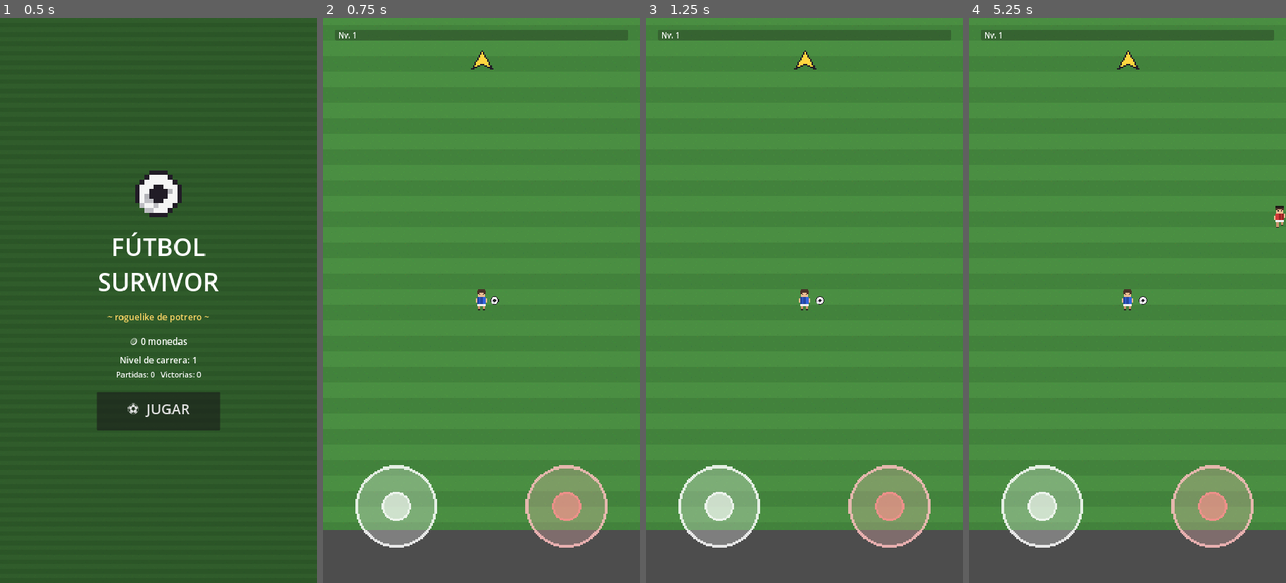
Above: before the commit, frames 1-4 (left to right).
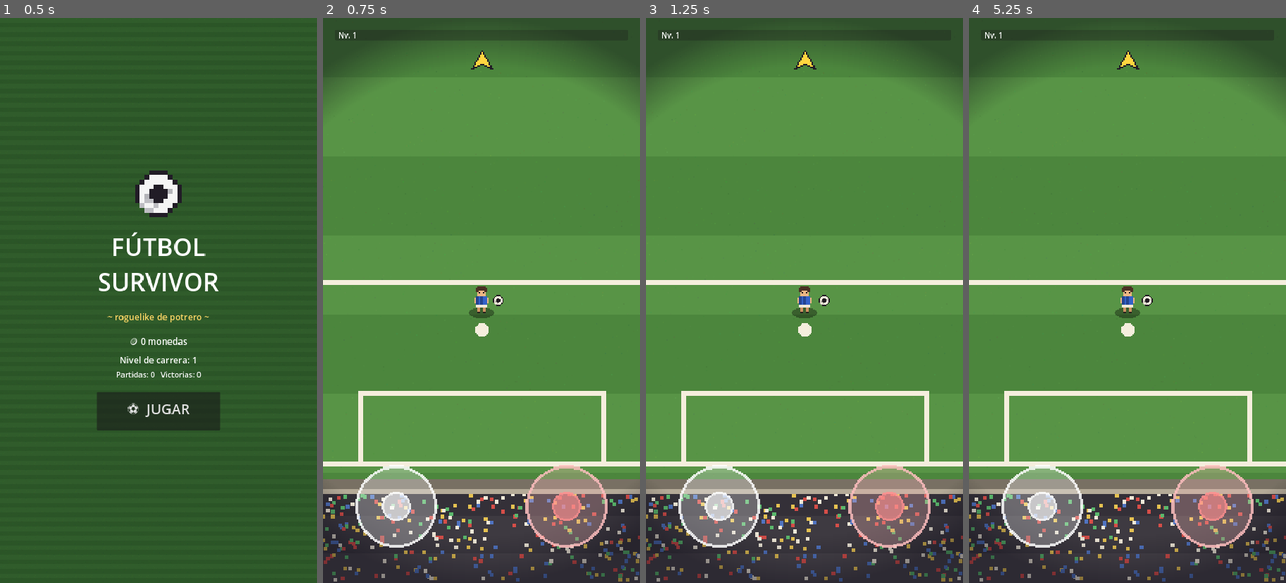
Above: after the commit, the same moments.

Repository: AguCami/game
Game: Godot game, scene res://scenes/MainMenu.tscn
Two runs of this game, one before a commit and one after it. Both use one fixed random seed, a clock stepped at 60 frames per second and the inputs below.
Inputs (mouse positions are in pixels of both pictures, inside the frame that each line leads up to):
- Up to frame 1 (0.5 s): no input
- Up to frame 2 (0.75 s): click "⚽ JUGAR" at 0.5 s
- Up to frame 3 (1.25 s): no input
- Up to frame 4 (5.25 s): move the mouse to (1197, 272) at 1.27 s; tap Space (gambeta) at 1.35, 2.75, 2.85, 4.25, 4.35 s; click (1197, 272) at 1.42 s; tap Enter at 2, 3.5, 5 s; drag from (1064, 328) to (1111, 413) at 2.02 s; move the mouse to (1159, 176) at 2.77 s; click (1159, 176) at 2.92 s; drag from (1111, 413) to (1032, 215) at 3.52 s; move the mouse to (1222, 385) at 4.27 s; click (1222, 385) at 4.42 s; drag from (1032, 215) to (1079, 159) at 5.02 s

Frame 1 is identical in both runs. In frame 2, 26% of the frame differs, in the area x 0-100%, y 0-100%; in frame 3, 26%; in frame 4, 27%.

Commit message:
fix: cuelgue del menú de mejoras + estadio con tribunas, sombras y viñeta
- UpgradeMenu.gd: Button.autowrap_mode no existe en Godot 4.2 (es de
  Label/4.3) → el script no compilaba, el panel quedaba visible desde el
  inicio y al subir de nivel el juego pausaba sin menú = congelado.
  Reescrito con Label hijo para el texto (con autowrap), panel ColorRect
  oscuro oculto por defecto y pool sin arrays tipados frágiles.
- Estadio procedural completo (stadium.png): tribunas escalonadas con
  público de colores, muro perimetral, césped con franjas, líneas
  reglamentarias (áreas, círculo central, puntos de penal) y banderines.
- Sombras elípticas bajo jugador y rivales, viñeta de pantalla y
  CanvasModulate cálido para profundidad visual.
- Cámara más cercana (zoom 1.4) para apreciar los sprites.
- APK reempaquetado y firmado (84 assets).

https://claude.ai/code/session_015SJNs4L5Q6biapLr2VKVFK

Diff:
--- a/entities/enemy/EnemyAI.tscn
+++ b/entities/enemy/EnemyAI.tscn
@@ -7,6 +7,7 @@
 [ext_resource type="Texture2D" path="res://assets/sprites/enemy_run_1.png" id="t_r1"]
 [ext_resource type="Texture2D" path="res://assets/sprites/enemy_run_2.png" id="t_r2"]
 [ext_resource type="Texture2D" path="res://assets/sprites/enemy_run_3.png" id="t_r3"]
+[ext_resource type="Texture2D" path="res://assets/sprites/shadow.png" id="t_shadow"]
 
 [sub_resource type="SpriteFrames" id="frames_enemy"]
 animations = [{
@@ -32,6 +33,11 @@
 collision_mask = 3
 script = ExtResource("1")
 
+[node name="Sombra" type="Sprite2D" parent="."]
+position = Vector2(0, 30)
+scale = Vector2(2.6, 2.6)
+texture = ExtResource("t_shadow")
+
 [node name="AnimatedSprite2D" type="AnimatedSprite2D" parent="."]
 scale = Vector2(3.4, 3.4)
 sprite_frames = SubResource("frames_enemy")
--- a/entities/player/PlayerAgent.tscn
+++ b/entities/player/PlayerAgent.tscn
@@ -11,6 +11,7 @@
 [ext_resource type="Texture2D" path="res://assets/sprites/player_gambeta_0.png" id="t_g0"]
 [ext_resource type="Texture2D" path="res://assets/sprites/player_gambeta_1.png" id="t_g1"]
 [ext_resource type="Texture2D" path="res://assets/sprites/ball.png" id="t_ball"]
+[ext_resource type="Texture2D" path="res://assets/sprites/shadow.png" id="t_shadow"]
 
 [sub_resource type="SpriteFrames" id="frames_player"]
 animations = [{
@@ -44,6 +45,11 @@
 collision_mask = 5
 script = ExtResource("1")
 
+[node name="Sombra" type="Sprite2D" parent="."]
+position = Vector2(0, 30)
+scale = Vector2(2.6, 2.6)
+texture = ExtResource("t_shadow")
+
 [node name="AnimatedSprite2D" type="AnimatedSprite2D" parent="."]
 scale = Vector2(3.4, 3.4)
 sprite_frames = SubResource("frames_player")
--- a/scenes/GameWorld.tscn
+++ b/scenes/GameWorld.tscn
@@ -1,8 +1,9 @@
-[gd_scene load_steps=12 format=3 uid="uid://game_world"]
+[gd_scene load_steps=13 format=3 uid="uid://game_world"]
 
 [ext_resource type="Script" path="res://scenes/GameWorld.gd" id="1"]
-[ext_resource type="Texture2D" path="res://assets/sprites/grass.png" id="t_grass"]
+[ext_resource type="Texture2D" path="res://assets/sprites/stadium.png" id="t_stadium"]
 [ext_resource type="Texture2D" path="res://assets/sprites/goal.png" id="t_goal"]
+[ext_resource type="Texture2D" path="res://assets/sprites/vignette.png" id="t_vignette"]
 [ext_resource type="PackedScene" uid="uid://player_agent" path="res://entities/player/PlayerAgent.tscn" id="2"]
 [ext_resource type="PackedScene" uid="uid://enemy_ai" path="res://entities/enemy/EnemyAI.tscn" id="3"]
 [ext_resource type="Script" path="res://entities/wave/WaveGenerator.gd" id="4"]
@@ -21,26 +22,28 @@
 [node name="GameWorld" type="Node2D"]
 script = ExtResource("1")
 
-[node name="Cancha" type="Sprite2D" parent="."]
+[node name="Estadio" type="Sprite2D" parent="."]
 z_index = -10
-position = Vector2(0, -350)
+position = Vector2(0, -600)
 scale = Vector2(3, 3)
-texture = ExtResource("t_grass")
-region_enabled = true
-region_rect = Rect2(0, 0, 1000, 1240)
-texture_repeat = 2
+texture = ExtResource("t_stadium")
 
-[node name="LineaMedia" type="ColorRect" parent="."]
-z_index = -9
-offset_left = -1500.0
-offset_top = -350.0
-offset_right = 1500.0
-offset_bottom = -342.0
-color = Color(1, 1, 1, 0.55)
+[node name="Ambiente" type="CanvasModulate" parent="."]
+color = Color(1, 0.97, 0.9, 1)
 
-[node name="CirculoCentral" type="Sprite2D" parent="."]
-z_index = -9
-position = Vector2(0, -350)
+[node name="VignetteLayer" type="CanvasLayer" parent="."]
+layer = 4
+
+[node name="Vignette" type="TextureRect" parent="VignetteLayer"]
+anchors_preset = 15
+anchor_right = 1.0
+anchor_bottom = 1.0
+grow_horizontal = 2
+grow_vertical = 2
+mouse_filter = 2
+texture = ExtResource("t_vignette")
+expand_mode = 1
+stretch_mode = 6
 
 [node name="NavigationRegion2D" type="NavigationRegion2D" parent="."]
 navigation_polygon = SubResource("nav_poly")
@@ -49,7 +52,7 @@
 position = Vector2(0, 800)
 
 [node name="Camera2D" type="Camera2D" parent="PlayerAgent"]
-zoom = Vector2(1.1, 1.1)
+zoom = Vector2(1.4, 1.4)
 position_smoothing_enabled = true
 
 [node name="GoalArea" type="Area2D" parent="."]
--- a/upgrades/UpgradeMenu.gd
+++ b/upgrades/UpgradeMenu.gd
@@ -3,15 +3,11 @@
 ## Menú de mejoras in-match: al subir de nivel ofrece 3 skills aleatorias.
 ## Funciona con el árbol pausado (PROCESS_MODE_ALWAYS).
 
-# ── Pool de skills disponibles ─────────────────────────────────────────────
-var pool_skills: Array[SkillBase] = []
-
-# ── Referencias (inyectadas por GameWorld) ─────────────────────────────────
+var pool_skills: Array = []
 var player: PlayerAgent       = null
 var shooting: ShootingSystem  = null
 
-# ── UI ─────────────────────────────────────────────────────────────────────
-@onready var panel: Control            = $Panel
+@onready var panel: Control                    = $Panel
 @onready var opciones_container: HBoxContainer = $Panel/OpcionesContainer
 
 const NUM_OPCIONES: int = 3
@@ -20,9 +16,9 @@
 
 
 func _ready() -> void:
-	process_mode = Node.PROCESS_MODE_ALWAYS   # funciona durante la pausa
+	process_mode = Node.PROCESS_MODE_ALWAYS
 	panel.visible = false
-	_inicializar_pool()
+	pool_skills = [MultiShotBall.new(), SpeedBoost.new(), ForceField.new()]
 	GameManager.mostrar_upgrades.connect(abrir)
 
 
@@ -31,52 +27,48 @@
 	shooting = p_shooting
 
 
-func _inicializar_pool() -> void:
-	pool_skills = [
-		MultiShotBall.new(),
-		SpeedBoost.new(),
-		ForceField.new(),
-	]
-
-
-# ── Apertura: elegir 3 opciones aleatorias válidas ─────────────────────────
 func abrir() -> void:
-	var candidatas: Array[SkillBase] = []
-	for skill in pool_skills:
-		if skill.puede_subir():
-			candidatas.append(skill)
-
+	var candidatas: Array = pool_skills.filter(func(s): return s.puede_subir())
 	if candidatas.is_empty():
-		# Todas las skills al máximo: dar XP de consuelo y reanudar
 		GameManager.upgrade_elegido()
 		return
-
 	candidatas.shuffle()
-	var opciones: Array[SkillBase] = candidatas.slice(0, NUM_OPCIONES)
-	_construir_botones(opciones)
+	_construir_botones(candidatas.slice(0, NUM_OPCIONES))
 	panel.visible = true
 
 
-func _construir_botones(opciones: Array[SkillBase]) -> void:
+func _construir_botones(opciones: Array) -> void:
 	for child in opciones_container.get_children():
 		child.queue_free()
 
 	for skill in opciones:
 		var btn := Button.new()
-		btn.custom_minimum_size = Vector2(280, 360)
-		btn.text = "%s\nNv. %d → %d\n\n%s" % [
+		btn.custom_minimum_size = Vector2(300, 380)
+		btn.focus_mode = Control.FOCUS_NONE
+		btn.pressed.connect(_on_skill_seleccionada.bind(skill))
+
+		# Contenido como Label hijo: permite autowrap (Button no lo soporta en 4.2)
+		var lbl := Label.new()
+		lbl.text = "%s\n\nNv. %d → %d\n\n%s" % [
 			skill.nombre, skill.nivel_actual, skill.nivel_actual + 1, skill.descripcion
 		]
-		btn.autowrap_mode = TextServer.AUTOWRAP_WORD
-		btn.pressed.connect(_on_skill_seleccionada.bind(skill))
+		lbl.autowrap_mode = TextServer.AUTOWRAP_WORD
+		lbl.horizontal_alignment = HORIZONTAL_ALIGNMENT_CENTER
+		lbl.vertical_alignment = VERTICAL_ALIGNMENT_CENTER
+		lbl.set_anchors_preset(Control.PRESET_FULL_RECT)
+		lbl.offset_left = 14.0
+		lbl.offset_right = -14.0
+		lbl.mouse_filter = Control.MOUSE_FILTER_IGNORE
+		lbl.add_theme_font_size_override("font_size", 30)
+		btn.add_child(lbl)
+
 		opciones_container.add_child(btn)
 
 
-# ── Selección ─────────────────────────────────────────────────────────────
 func _on_skill_seleccionada(skill: SkillBase) -> void:
 	skill.subir_nivel(player, shooting)
-	if not player.habilidades_activas.has(skill):
+	if player != null and not player.habilidades_activas.has(skill):
 		player.habilidades_activas.append(skill)
 	skill_elegida.emit(skill)
 	panel.visible = false
-	GameManager.upgrade_elegido()   # reanuda la partida
+	GameManager.upgrade_elegido()
--- a/upgrades/UpgradeMenu.tscn
+++ b/upgrades/UpgradeMenu.tscn
@@ -6,12 +6,14 @@
 layer = 10
 script = ExtResource("1")
 
-[node name="Panel" type="Panel" parent="."]
+[node name="Panel" type="ColorRect" parent="."]
+visible = false
 anchors_preset = 15
 anchor_right = 1.0
 anchor_bottom = 1.0
 grow_horizontal = 2
 grow_vertical = 2
+color = Color(0.06, 0.05, 0.09, 0.88)
 
 [node name="Titulo" type="Label" parent="Panel"]
 anchors_preset = 5
Binary file added: assets/sprites/shadow.png
Not shown, added: assets/sprites/shadow.png.import
Binary file added: assets/sprites/stadium.png
Not shown, added: assets/sprites/stadium.png.import
Binary file added: assets/sprites/vignette.png
Not shown, added: assets/sprites/vignette.png.import
Not shown: 1 places in entities/enemy/EnemyAI.tscn that only renumber resources
Not shown: 1 places in entities/player/PlayerAgent.tscn that only renumber resources
Not shown, changed: build/futbol-survivor.apk
Not shown, changed: build/futbol-survivor.apk.idsig
